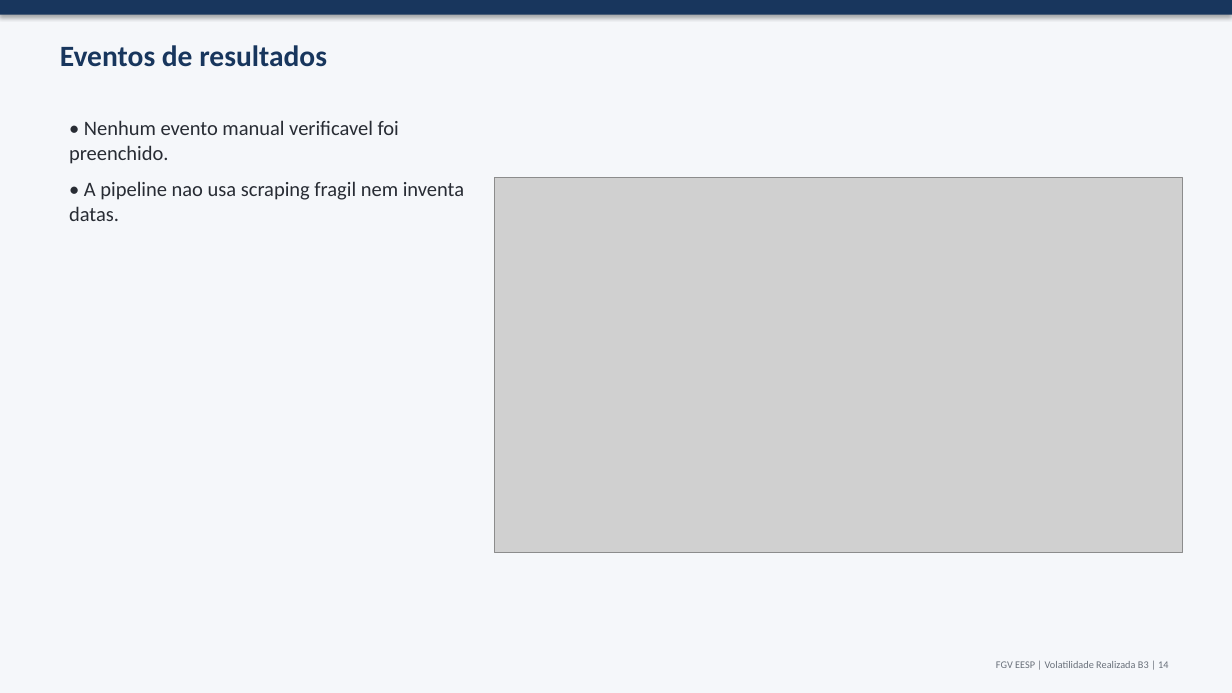
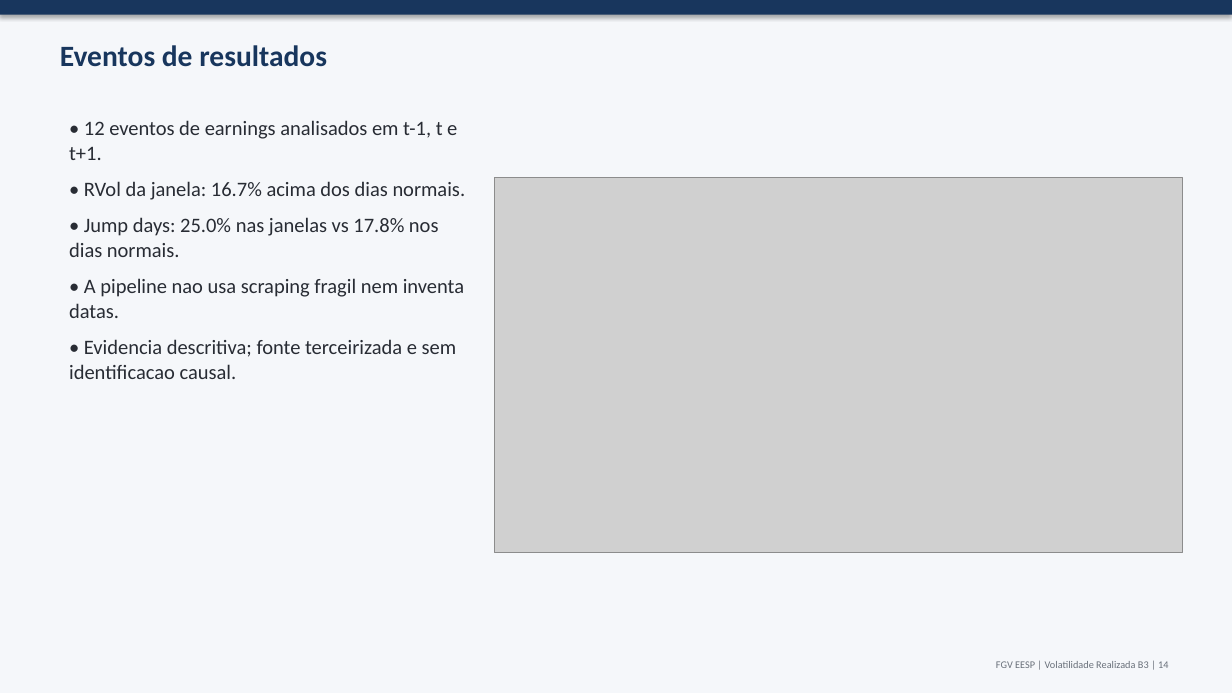
Before and after one commit to JoaoPauloZangrandi/volatilidade-realizada-b3, a slide deck: slide 14 of outputs/slides/trabalho_volatilidade_realizada_b3.pptx. Drawn at 1232x693 pixels with LibreOffice and Linux fonts; fonts in the diff are those of the drawing; grey boxes stand for pictures. Boxes give left, top, right and bottom in pixels: in the first picture for what was removed or moved away, otherwise in the second. Text is boxed around its words. In the diff, an @@ line names an element or a change of style, - is before the commit and + after.

```diff
--- a/outputs/slides/trabalho_volatilidade_realizada_b3.pptx
+++ b/outputs/slides/trabalho_volatilidade_realizada_b3.pptx
@@ text at (69, 120, 466, 257): text changed @@
-• Nenhum evento manual verificavel foi preenchido.
+• 12 eventos de earnings analisados em t-1, t e t+1.
+• RVol da janela: 16.7% acima dos dias normais.
+• Jump days: 25.0% nas janelas vs 17.8% nos dias normais.
@@ text at (69, 339, 457, 379): paragraph added @@
+• Evidencia descritiva; fonte terceirizada e sem identificacao causal.
```
Also in this commit, not shown: 16 other files.
